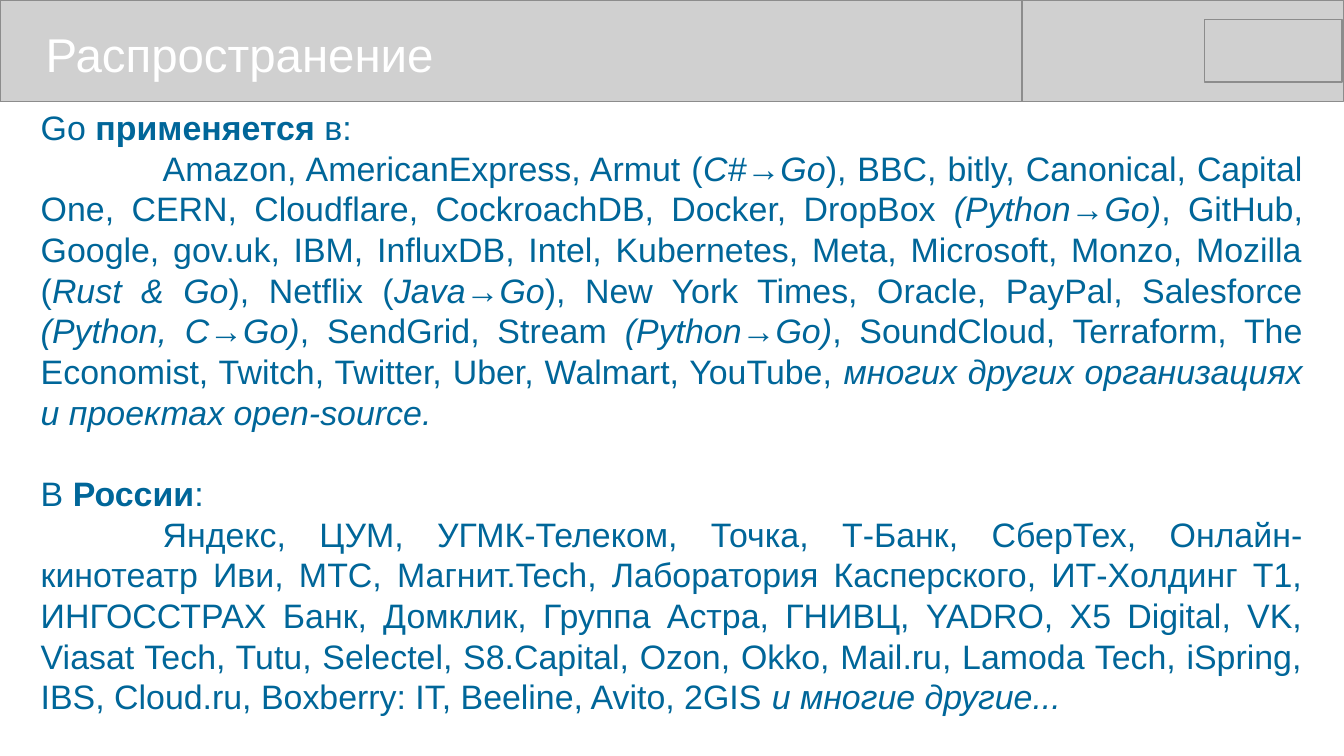
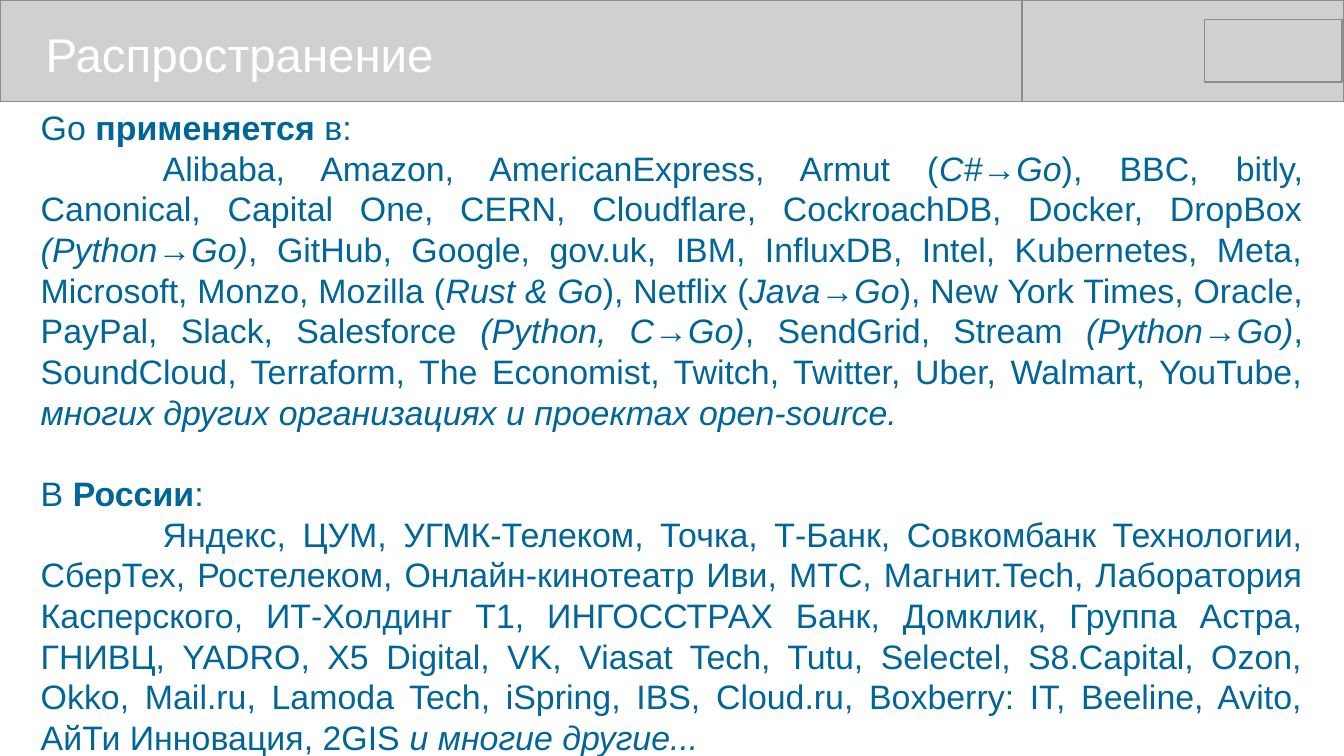
Before and after one commit to mike-shock/Go_language, a slide deck: slide 5 of Go_Review.odp. Drawn at 1344x756 pixels with LibreOffice and Linux fonts; fonts in the diff are those of the drawing; grey boxes stand for pictures. Boxes give left, top, right and bottom in pixels: in the first picture for what was removed or moved away, otherwise in the second. Text is boxed around its words. In the diff, an @@ line names an element or a change of style, - is before the commit and + after.

Commit message:
Work continued...

```diff
--- a/Go_Review.odp
+++ b/Go_Review.odp
@@ text at <box>41,156,1303,432</box>: text changed @@
-Amazon, AmericanExpress, Armut (C#→Go), BBC, bitly, Canonical, Capital One, CERN, Cloudflare, CockroachDB, Docker, DropBox (Python→Go), GitHub, Google, gov.uk, IBM, InfluxDB, Intel, Kubernetes, Meta, Microsoft, Monzo, Mozilla (Rust & Go), Netflix (Java→Go), New York Times, Oracle, PayPal, Salesforce (Python, C→Go), SendGrid, Stream (Python→Go), SoundCloud, Terraform, The Economist, Twitch, Twitter, Uber, Walmart, YouTube, многих других организациях и проектах open-source.
+Alibaba, Amazon, AmericanExpress, Armut (C#→Go), BBC, bitly, Canonical, Capital One, CERN, Cloudflare, CockroachDB, Docker, DropBox (Python→Go), GitHub, Google, gov.uk, IBM, InfluxDB, Intel, Kubernetes, Meta, Microsoft, Monzo, Mozilla (Rust & Go), Netflix (Java→Go), New York Times, Oracle, PayPal, Slack, Salesforce (Python, C→Go), SendGrid, Stream (Python→Go), SoundCloud, Terraform, The Economist, Twitch, Twitter, Uber, Walmart, YouTube, многих других организациях и проектах open-source.
@@ text at <box>41,522,1302,756</box>: text changed @@
-Яндекс, ЦУМ, УГМК-Телеком, Точка, Т-Банк, СберТех, Онлайн-кинотеатр Иви, МТС, Магнит.Tech, Лаборатория Касперского, ИТ-Холдинг Т1, ИНГОССТРАХ Банк, Домклик, Группа Астра, ГНИВЦ, YADRO, X5 Digital, VK, Viasat Tech, Tutu, Selectel, S8.Capital, Ozon, Okko, Mail.ru, Lamoda Tech, iSpring, IBS, Cloud.ru, Boxberry: IT, Beeline, Avito, 2GIS и многие другие...
+Яндекс, ЦУМ, УГМК-Телеком, Точка, Т-Банк, Совкомбанк Технологии, СберТех, Ростелеком, Онлайн-кинотеатр Иви, МТС, Магнит.Tech, Лаборатория Касперского, ИТ-Холдинг Т1, ИНГОССТРАХ Банк, Домклик, Группа Астра, ГНИВЦ, YADRO, X5 Digital, VK, Viasat Tech, Tutu, Selectel, S8.Capital, Ozon, Okko, Mail.ru, Lamoda Tech, iSpring, IBS, Cloud.ru, Boxberry: IT, Beeline, Avito, АйТи Инновация, 2GIS и многие другие...
```
